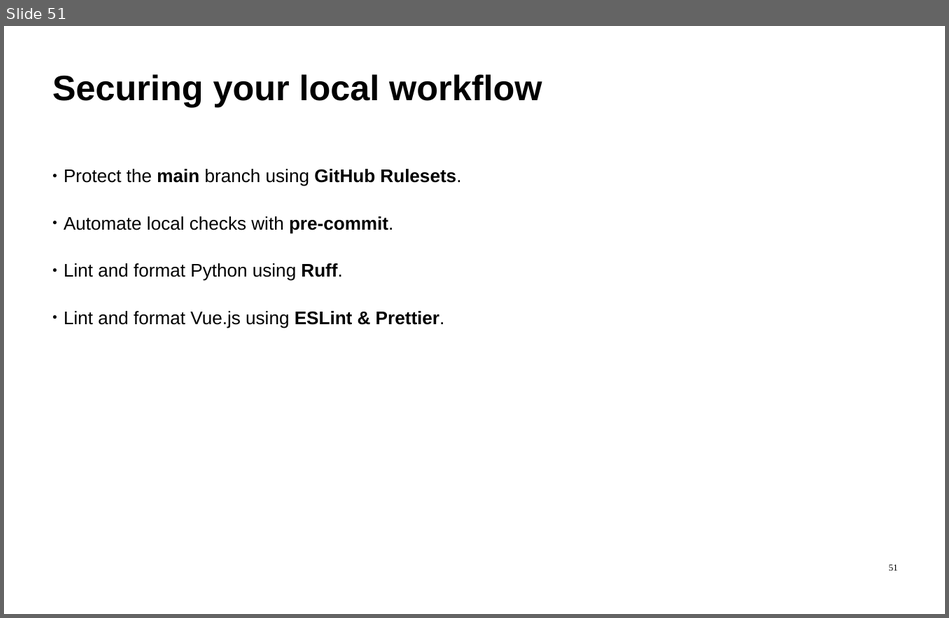
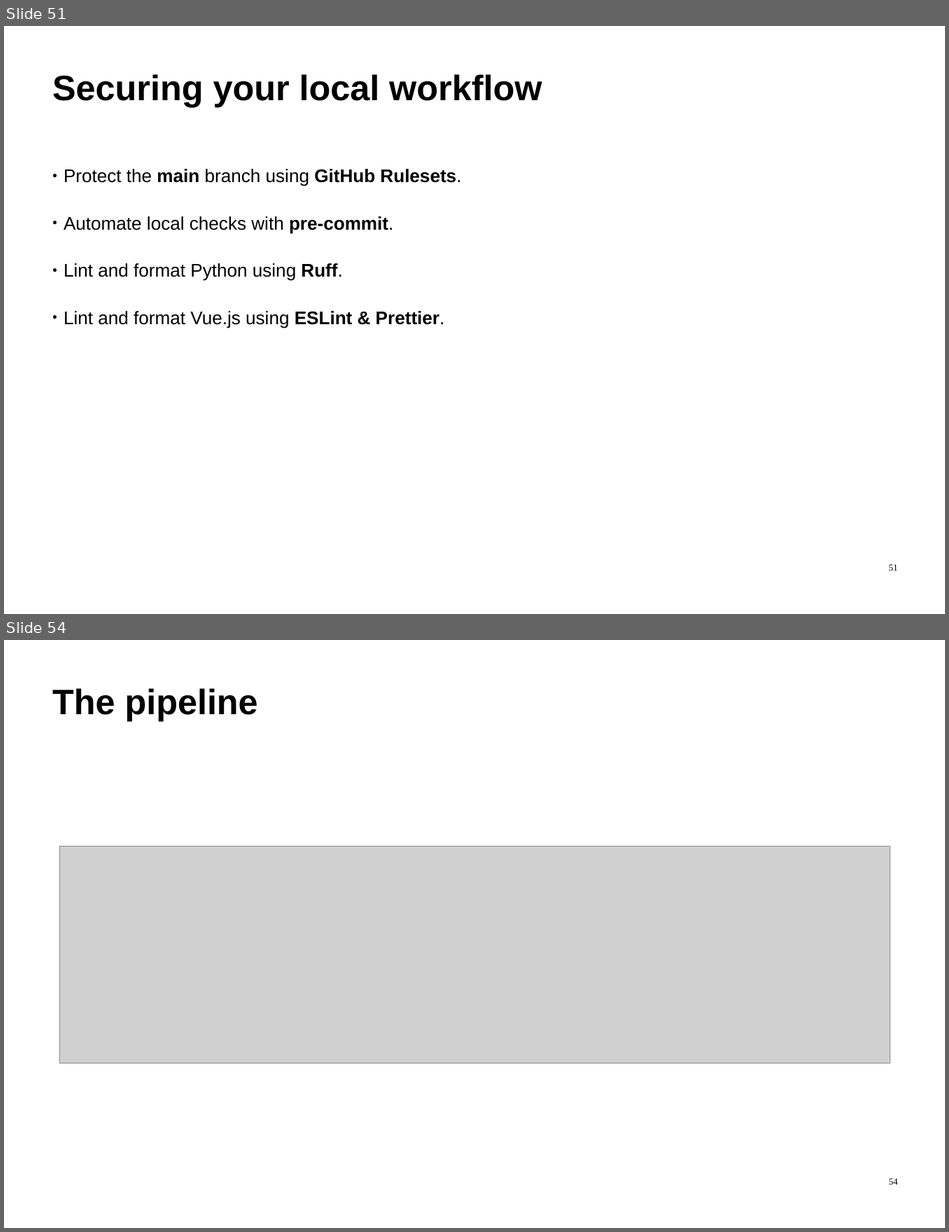
Before and after one commit to ImadSaddik/FullStackDeploymentHandbook, a slide deck: course-assets/slides/full_stack_deployment_guide.odp. Shown one above the other, each under a label of ours: slide 51 before the commit, slides 51 and 54 after it; the slides between them are not shown. The pictures are 949x618 and 949x1232 pixels, drawn with LibreOffice and Linux fonts; fonts in the diff are those of the drawing; grey boxes stand for pictures. Boxes give left, top, right and bottom in pixels: in the first picture for what was removed or moved away, otherwise in the second. Text is boxed around its words. In the diff, an @@ line names an element or a change of style, - is before the commit and + after.

```diff
--- a/course-assets/slides/full_stack_deployment_guide.odp
+++ b/course-assets/slides/full_stack_deployment_guide.odp
@@ slide 54 added at <box>4,640,945,1228</box>, background #FFFFFF @@
@@ text added at <box>52,688,258,721</box>, 54 pt, text #000000, bold @@
+The pipeline
@@ picture added at <box>59,846,890,1064</box> @@
@@ page number added at <box>889,1178,898,1185</box>, 14 pt, text #000000 @@
+54
```
Also in this commit, not shown: 2 other slides added.
